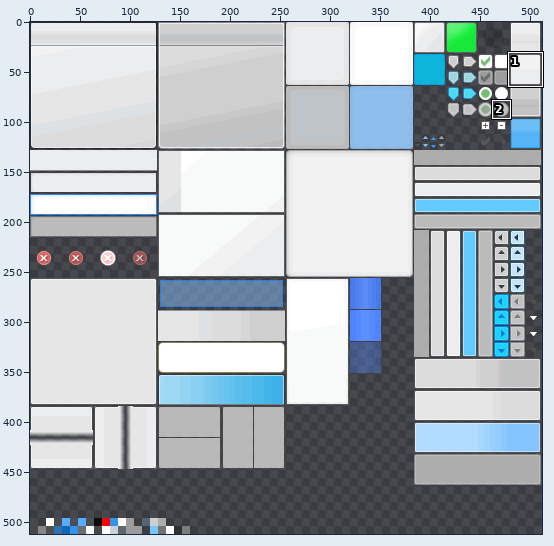
Sprite sheet -- TestApplication/DefaultSkin.png. The picture above shows the old version from afar; the outline marks the close-up.
Close-up. The starting point:
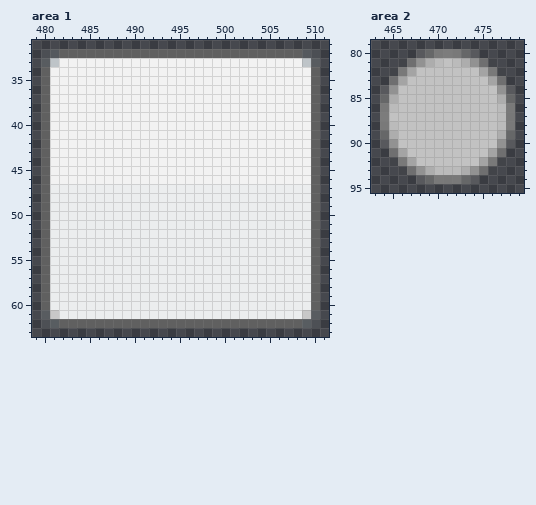
The file is 512x512 pixels. Pixels under 10% opacity are left out. Colours within 5 levels of each other are drawn and written as one. Shown: area 1: x 479..511, y 31..63; area 2: x 463..479, y 79..95. The commit also changed other parts of the picture, which this record leaves out.
After:
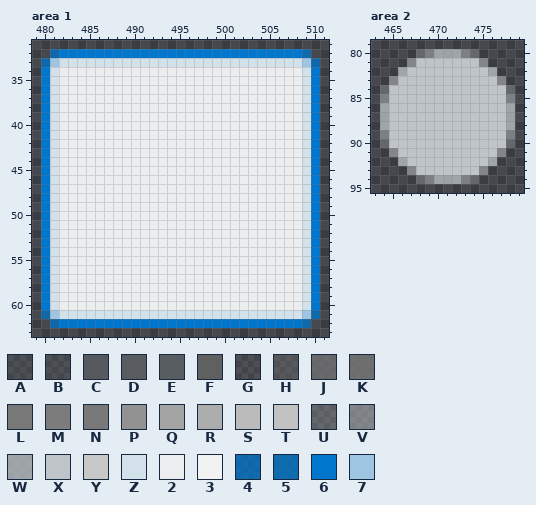
Palette (. is transparent): A #5b606448  B #5b606451  C #5b6064cf  D #5b6064e4  E #5b6064ea  F #606060  G #79797922  H #7979795a  J #797979b2  K #797979cb  L #797979f9  M #7c7c7c  N #7e7e7ee6  P #929292  Q #a4a4a4  R #adadad  S #bbbbbb  T #c2c2c2  U #bec4c83f  V #bec4c880  W #bec4c8bf  X #bec4c8  Y #c8c8c8  Z #d3e1ea  2 #ebedee  3 #f2f2f2  4 #0077ccbf  5 #0077ccc5  6 #0077cc  7 #9ec6e2
What changed:
Changed rows in their new state; - is an unchanged pixel.
Area 1:
first column x 480:
32 .46666666666666666666666666665.
33 47ZZZZZZZZZZZZZZZZZZZZZZZZZZZ74
34 6Z222222222222222222222222222Z6
35 6Z222222222222222222222222222Z6
36 6Z222222222222222222222222222Z6
37 6Z222222222222222222222222222Z6
38 6Z222222222222222222222222222Z6
39 6Z222222222222222222222222222Z6
40 6Z222222222222222222222222222Z6
41 6Z222222222222222222222222222Z6
42 6Z222222222222222222222222222Z6
43 6Z222222222222222222222222222Z6
44 6Z222222222222222222222222222Z6
45 6Z222222222222222222222222222Z6
46 6Z222222222222222222222222222Z6
47 6Z---------------------------Z6
48 6Z---------------------------Z6
49 6Z---------------------------Z6
50 6Z---------------------------Z6
51 6Z---------------------------Z6
52 6Z---------------------------Z6
53 6Z---------------------------Z6
54 6Z---------------------------Z6
55 6Z---------------------------Z6
56 6Z---------------------------Z6
57 6Z---------------------------Z6
58 6Z---------------------------Z6
59 6Z---------------------------Z6
60 6Z---------------------------Z6
61 47ZZZZZZZZZZZZZZZZZZZZZZZZZZZ74
62 .46666666666666666666666666664.
Area 2:
first column x 464:
80 ----UVWWWVU----
81 --.VXXXXXXXV.--
82 -.WXXXXXXXXXW.-
83 -VXXXXXXXXXXXV-
84 UXXXXXXXXXXXXXU
85 VXXXXXXXXXXXXXV
86 WXXXXXXXXXXXXXW
87 WXXXXXXXXXXXXXW
88 WXXXXXXXXXXXXXW
89 VXXXXXXXXXXXXXV
90 UXXXXXXXXXXXXXU
91 -VXXXXXXXXXXXV-
92 -.WXXXXXXXXXW.-
93 --.VXXXXXXXV.--
94 ----UVWWWVU----
